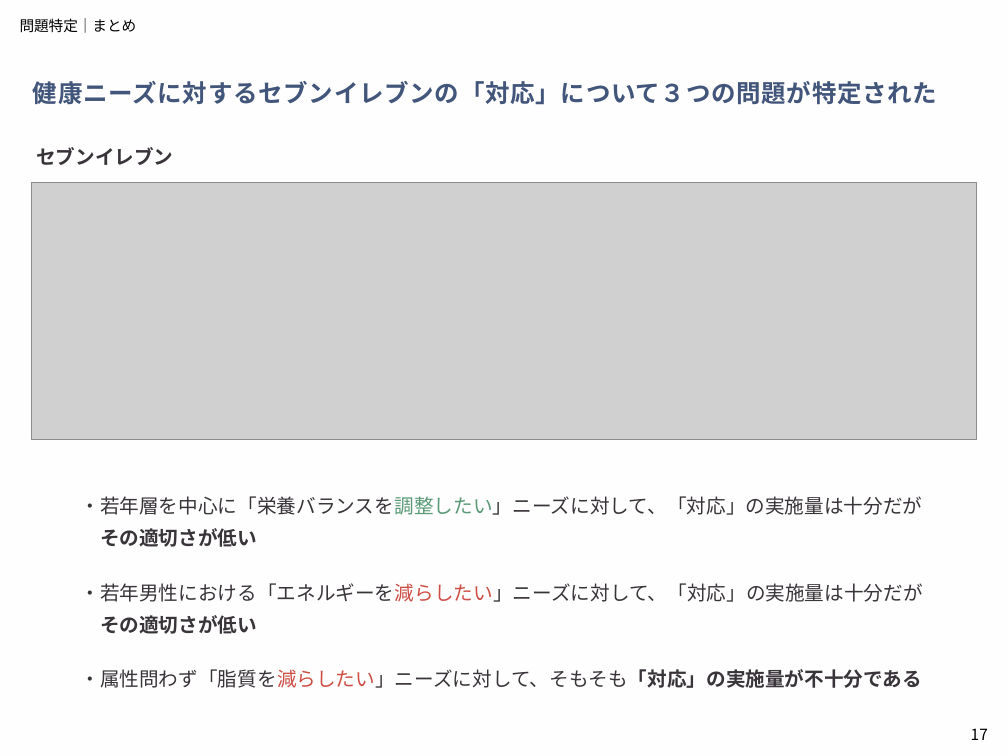
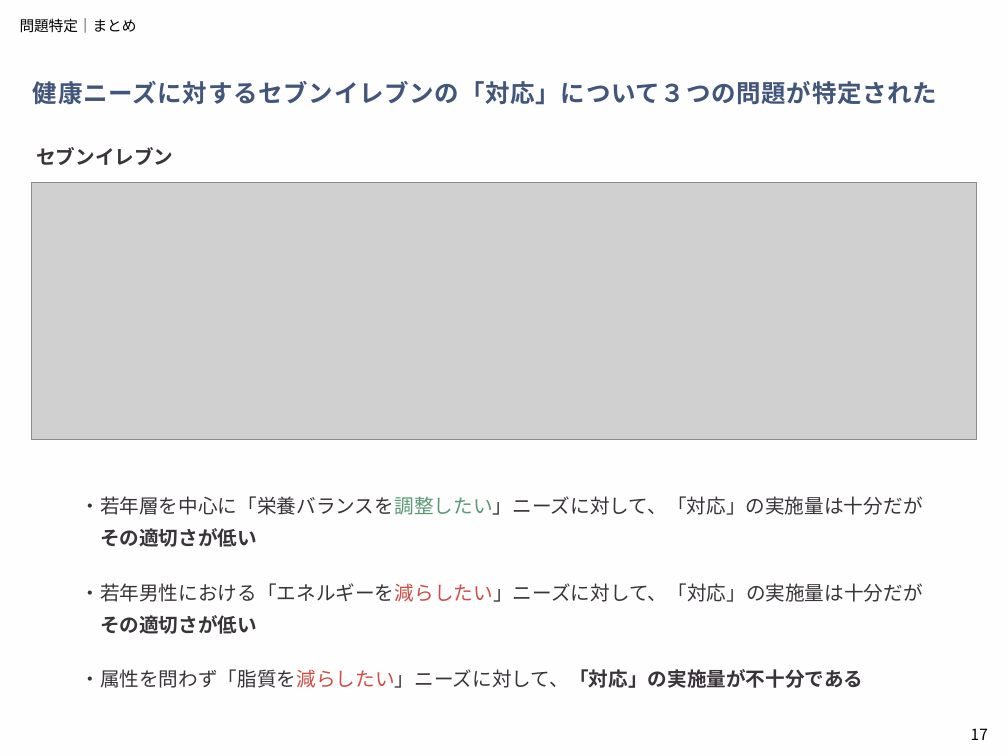
Before and after one commit to aoiseki0415/Accenture_CEO, a slide deck: slide 17 of 提出物一覧/アクセンチュア_中間発表.pptx. Drawn at 1008x756 pixels with LibreOffice and Linux fonts; fonts in the diff are those of the drawing; grey boxes stand for pictures. Boxes give left, top, right and bottom in pixels: in the first picture for what was removed or moved away, otherwise in the second. Text is boxed around its words. In the diff, an @@ line names an element or a change of style, - is before the commit and + after.

```diff
--- a/提出物一覧/アクセンチュア_中間発表.pptx
+++ b/提出物一覧/アクセンチュア_中間発表.pptx
@@ text at [80, 669, 863, 688]: text changed @@
-・属性問わず「脂質を減らしたい」ニーズに対して、そもそも「対応」の実施量が不十分である
+・属性を問わず「脂質を減らしたい」ニーズに対して、「対応」の実施量が不十分である
```
Also in this commit, not shown: 4 other slides changed.
